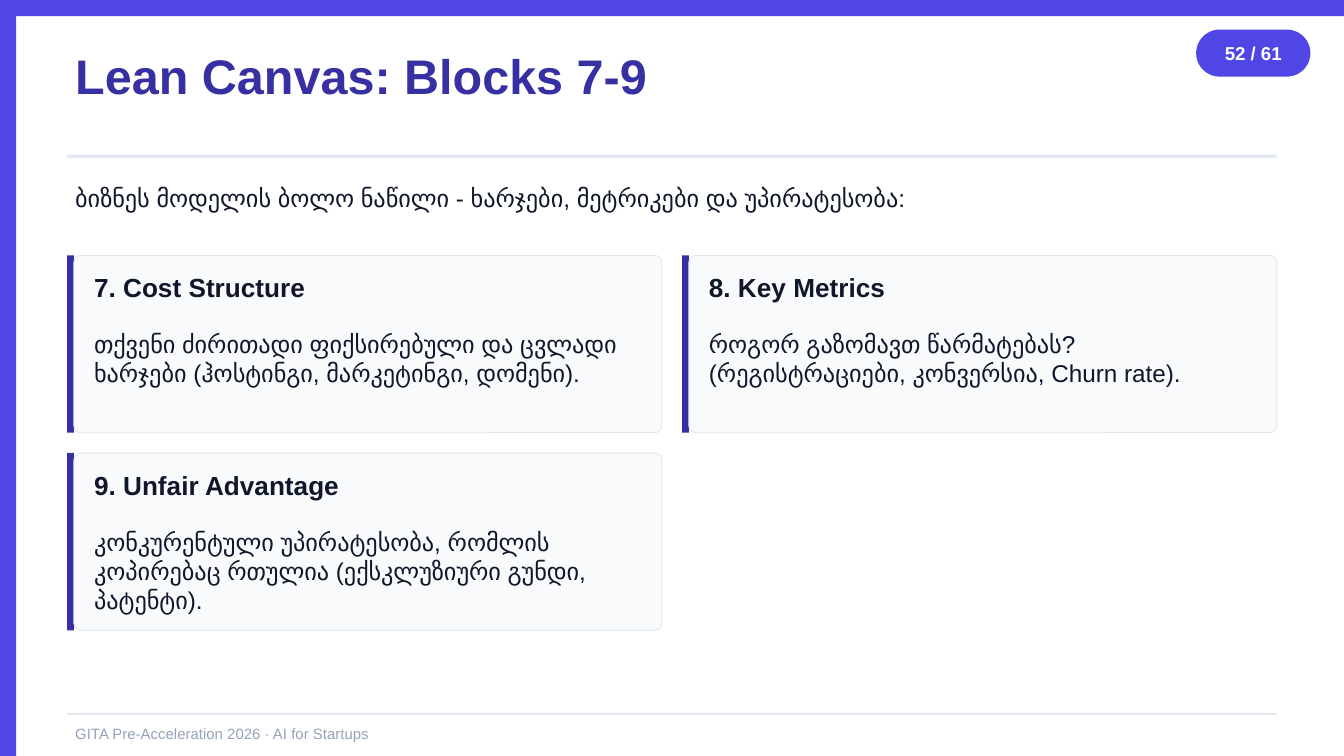
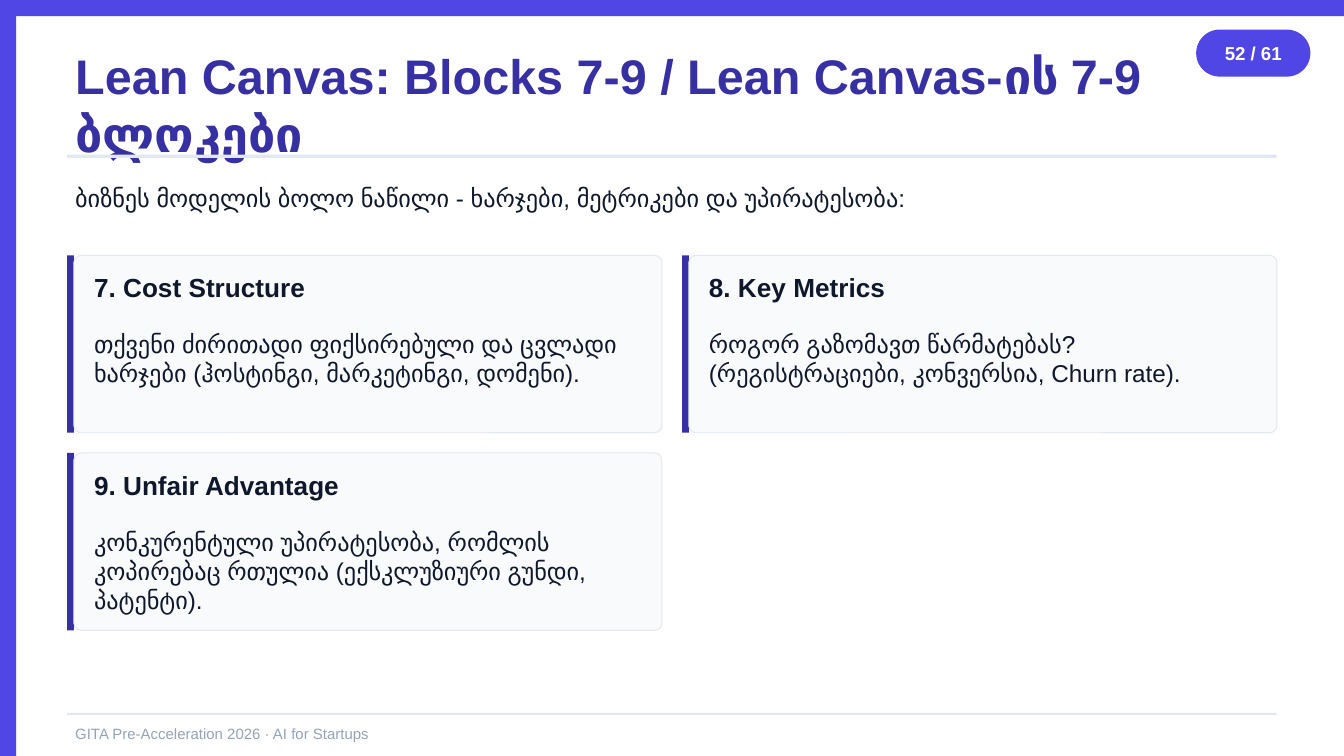
Before and after one commit to basilaia123/ai2026, a slide deck: slide 52 of GITA/Pre-Acceleration/2026-5h-AI-for-Startups/day1-slides.pptx. Drawn at 1344x756 pixels with LibreOffice and Linux fonts; fonts in the diff are those of the drawing. Boxes give left, top, right and bottom in pixels: in the first picture for what was removed or moved away, otherwise in the second. Text is boxed around its words. In the diff, an @@ line names an element or a change of style, - is before the commit and + after.

```diff
--- a/GITA/Pre-Acceleration/2026-5h-AI-for-Startups/day1-slides.pptx
+++ b/GITA/Pre-Acceleration/2026-5h-AI-for-Startups/day1-slides.pptx
@@ text at [75, 54, 1141, 162]: text changed @@
-Lean Canvas: Blocks 7-9
+Lean Canvas: Blocks 7-9 / Lean Canvas-ის 7-9 ბლოკები
```
Also in this commit, not shown: 29 other slides changed, 3 other files.
